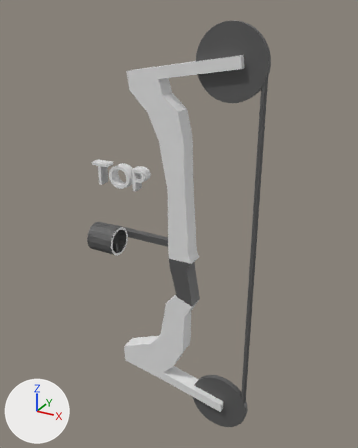
Renders of the Blender file Blender/BowModel.blend from each side of a commit.
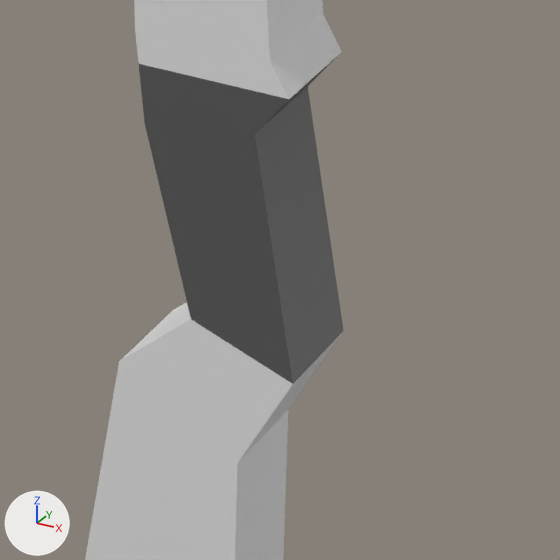
Each version is shown whole from a 50 mm camera at (4.78, -8.87, 5.71) aimed at (-0.09, 0.0, 1.28), then close up on the part from 41% to 65% of the width and 56% to 74% of the height. Arrows for +X, +Y and +Z are at lower left; the lights stay in place. The first two pictures are the older version.
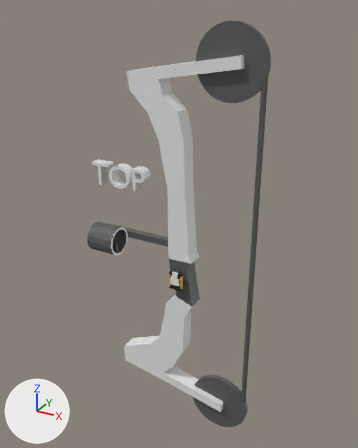
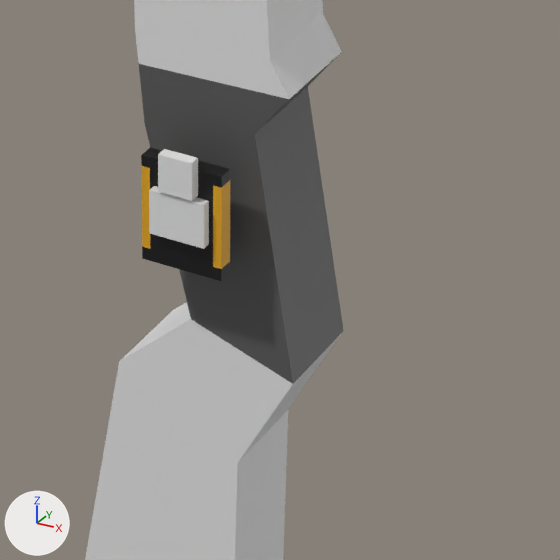
Location of each change, (x1, y1, x2, y2) in pixels of the close-ups (560 x 560 px):
'MCU', added
    after: (141, 147, 230, 281)
    faces in mat_metal (white #e7e7e7): (149, 149, 209, 249)
    faces in mat_black (black #0f0f0f): (141, 147, 230, 281)
    faces in mat_gold (yellow #e7ab19): (142, 166, 230, 269)

The change, as a list of edits to the scene's bpy script:
```text
Add mat_black:
    mat_black = principled_material('Black')
    mat_black.base_color = (0.00473, 0.00473, 0.00473)  # black #0f0f0f
Add mat_gold:
    mat_gold = principled_material('Gold')
    mat_gold.base_color = (0.8, 0.405, 0.00987)  # yellow #e7ab19
Add mat_metal:
    mat_metal = principled_material('metal')
    mat_metal.base_color = (0.8, 0.8, 0.8)  # white #e7e7e7
Add me_cube:
    me_cube.from_pydata(...)  # 98 vertices, 96 faces; spans x -0.155..0.155, y -0.387..-0.281, z -0.204..0.252
    # faces by material slot: [56, 16, 24]
    me_cube.materials.append(mat_black)  # black #0f0f0f
    me_cube.materials.append(mat_metal)  # white #e7e7e7
    me_cube.materials.append(mat_gold)  # yellow #e7ab19
Add ob_mcu:
    ob_mcu = bpy.data.objects.new('MCU', me_cube)
    ob_mcu.location = (0.0, 0.0, 0.0)
```
